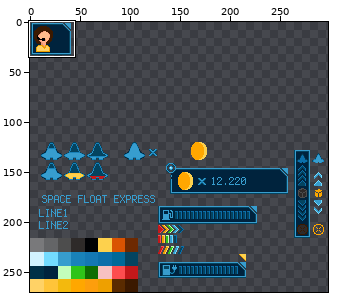
Sprite sheet -- android/assets/system/hud.png. Above, an overview of the earlier version with the close-up marked.
Close-up. First the earlier version:
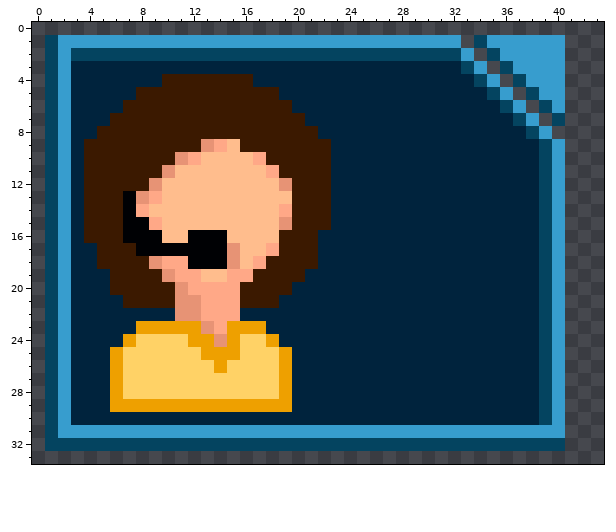
The file is 480x270 pixels. Shown: x 0..43, y 0..33. The wide view leaves out empty margins.
After the commit:
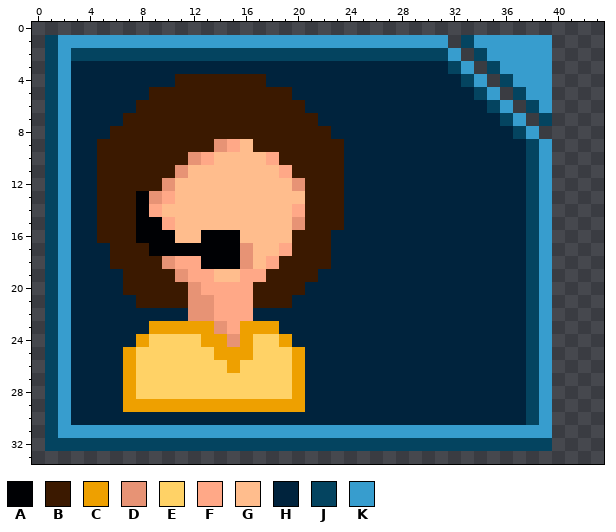
Palette (. is transparent): A #000104  B #3b1900  C #eea000  D #e79375  E #ffd266  F #ffa887  G #ffbd8d  H #00233d  J #044460  K #379dce
Log entry: Create ControlMessages with the HudFactory
Diff:
@@ x 0..43 @@
  0 ............................................
- 1 .JKKKKKKKKKKKKKKKKKKKKKKKKKKKKKKK.JKKKKKK...
- 2 .JKJJJJJJJJJJJJJJJJJJJJJJJJJJJJJJK.JKKKKK...
- 3 .JKHHHHHHHHHHHHHHHHHHHHHHHHHHHHHHJK.JKKKK...
- 4 .JKHHHHHHHBBBBBBBHHHHHHHHHHHHHHHHHJK.JKKK...
- 5 .JKHHHHHBBBBBBBBBBBHHHHHHHHHHHHHHHHJK.JKK...
- 6 .JKHHHHBBBBBBBBBBBBBHHHHHHHHHHHHHHHHJK.JK...
- 7 .JKHHHBBBBBBBBBBBBBBBHHHHHHHHHHHHHHHHJK.J...
- 8 .JKHHBBBBBBBBBBBBBBBBBHHHHHHHHHHHHHHHHJK....
- 9 .JKHBBBBBBBBBDFGBBBBBBBHHHHHHHHHHHHHHHHJK...
-10 .JKHBBBBBBBDFGGGGFBBBBBHHHHHHHHHHHHHHHHJK...
-11 .JKHBBBBBBDGGGGGGGFBBBBHHHHHHHHHHHHHHHHJK...
-12 .JKHBBBBBDGGGGGGGGGDBBBHHHHHHHHHHHHHHHHJK...
-13 .JKHBBBADFGGGGGGGGGGBBBHHHHHHHHHHHHHHHHJK...
-14 .JKHBBBAFGGGGGGGGGGFBBBHHHHHHHHHHHHHHHHJK...
-15 .JKHBBBAAFGGGGGGGGGDBBBHHHHHHHHHHHHHHHHJK...
-16 .JKHBBBAAAGGAAAGGGGBBBHHHHHHHHHHHHHHHHHJK...
-17 .JKHHBBBAAAAAAADGGFBBBHHHHHHHHHHHHHHHHHJK...
-18 .JKHHBBBBDFFAAADGFBBBBHHHHHHHHHHHHHHHHHJK...
-19 .JKHHHBBBBDFFGGFFBBBBHHHHHHHHHHHHHHHHHHJK...
-20 .JKHHHBBBBBDFFFFBBBBHHHHHHHHHHHHHHHHHHHJK...
-21 .JKHHHHBBBBDDFFFBBBHHHHHHHHHHHHHHHHHHHHJK...
-22 .JKHHHHHHHHDDFFFHHHHHHHHHHHHHHHHHHHHHHHJK...
-23 .JKHHHHHCCCCCDFCCCHHHHHHHHHHHHHHHHHHHHHJK...
-24 .JKHHHHCEEEECCDCEECHHHHHHHHHHHHHHHHHHHHJK...
-25 .JKHHHCEEEEEECCCEEECHHHHHHHHHHHHHHHHHHHJK...
-26 .JKHHHCEEEEEEECEEEECHHHHHHHHHHHHHHHHHHHJK...
-27 .JKHHHCEEEEEEEEEEEECHHHHHHHHHHHHHHHHHHHJK...
-28 .JKHHHCEEEEEEEEEEEECHHHHHHHHHHHHHHHHHHHJK...
-29 .JKHHHCCCCCCCCCCCCCCHHHHHHHHHHHHHHHHHHHJK...
-30 .JKHHHHHHHHHHHHHHHHHHHHHHHHHHHHHHHHHHHHJK...
-31 .JKKKKKKKKKKKKKKKKKKKKKKKKKKKKKKKKKKKKKKK...
-32 .JJJJJJJJJJJJJJJJJJJJJJJJJJJJJJJJJJJJJJJJ...
+ 1 .JKKKKKKKKKKKKKKKKKKKKKKKKKKKKKK.JKKKKKK....
+ 2 .JKJJJJJJJJJJJJJJJJJJJJJJJJJJJJJK.JKKKKK....
+ 3 .JKHHHHHHHHHHHHHHHHHHHHHHHHHHHHHJK.JKKKK....
+ 4 .JKHHHHHHHHBBBBBBBHHHHHHHHHHHHHHHJK.JKKK....
+ 5 .JKHHHHHHBBBBBBBBBBBHHHHHHHHHHHHHHJK.JKK....
+ 6 .JKHHHHHBBBBBBBBBBBBBHHHHHHHHHHHHHHJK.JK....
+ 7 .JKHHHHBBBBBBBBBBBBBBBHHHHHHHHHHHHHHJK.J....
+ 8 .JKHHHBBBBBBBBBBBBBBBBBHHHHHHHHHHHHHHJK.....
+ 9 .JKHHBBBBBBBBBDFGBBBBBBBHHHHHHHHHHHHHHJK....
+10 .JKHHBBBBBBBDFGGGGFBBBBBHHHHHHHHHHHHHHJK....
+11 .JKHHBBBBBBDGGGGGGGFBBBBHHHHHHHHHHHHHHJK....
+12 .JKHHBBBBBDGGGGGGGGGDBBBHHHHHHHHHHHHHHJK....
+13 .JKHHBBBADFGGGGGGGGGGBBBHHHHHHHHHHHHHHJK....
+14 .JKHHBBBAFGGGGGGGGGGFBBBHHHHHHHHHHHHHHJK....
+15 .JKHHBBBAAFGGGGGGGGGDBBBHHHHHHHHHHHHHHJK....
+16 .JKHHBBBAAAGGAAAGGGGBBBHHHHHHHHHHHHHHHJK....
+17 .JKHHHBBBAAAAAAADGGFBBBHHHHHHHHHHHHHHHJK....
+18 .JKHHHBBBBDFFAAADGFBBBBHHHHHHHHHHHHHHHJK....
+19 .JKHHHHBBBBDFFGGFFBBBBHHHHHHHHHHHHHHHHJK....
+20 .JKHHHHBBBBBDFFFFBBBBHHHHHHHHHHHHHHHHHJK....
+21 .JKHHHHHBBBBDDFFFBBBHHHHHHHHHHHHHHHHHHJK....
+22 .JKHHHHHHHHHDDFFFHHHHHHHHHHHHHHHHHHHHHJK....
+23 .JKHHHHHHCCCCCDFCCCHHHHHHHHHHHHHHHHHHHJK....
+24 .JKHHHHHCEEEECCDCEECHHHHHHHHHHHHHHHHHHJK....
+25 .JKHHHHCEEEEEECCCEEECHHHHHHHHHHHHHHHHHJK....
+26 .JKHHHHCEEEEEEECEEEECHHHHHHHHHHHHHHHHHJK....
+27 .JKHHHHCEEEEEEEEEEEECHHHHHHHHHHHHHHHHHJK....
+28 .JKHHHHCEEEEEEEEEEEECHHHHHHHHHHHHHHHHHJK....
+29 .JKHHHHCCCCCCCCCCCCCCHHHHHHHHHHHHHHHHHJK....
+30 .JKHHHHHHHHHHHHHHHHHHHHHHHHHHHHHHHHHHHJK....
+31 .JKKKKKKKKKKKKKKKKKKKKKKKKKKKKKKKKKKKKKK....
+32 .JJJJJJJJJJJJJJJJJJJJJJJJJJJJJJJJJJJJJJJ....
 33 ............................................
Boxes around the changes in both close-ups, in picture pixels (x1, y1, x2, y2):
changed: (448, 35, 565, 451)
changed: (84, 74, 344, 412)
